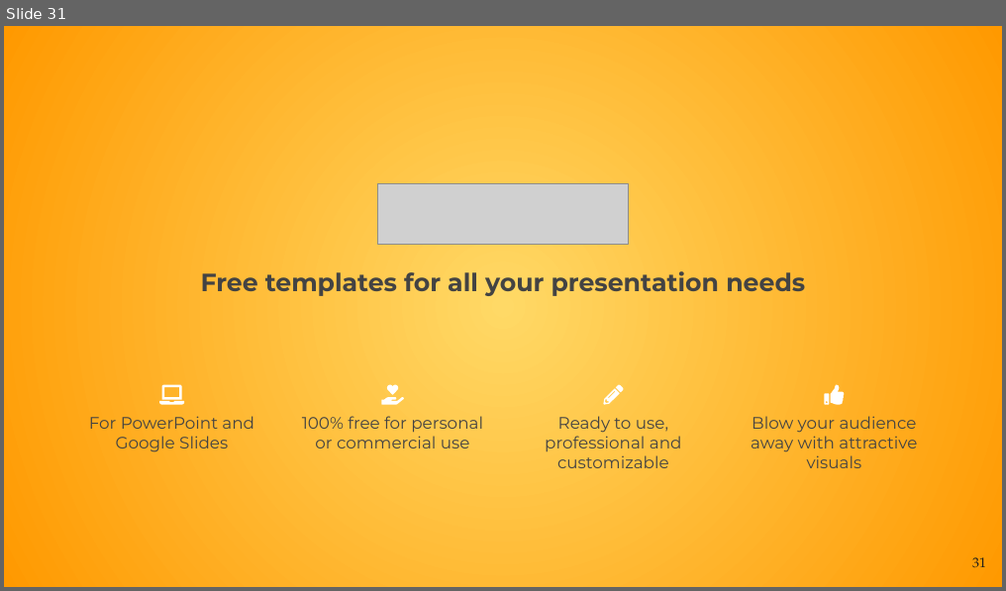
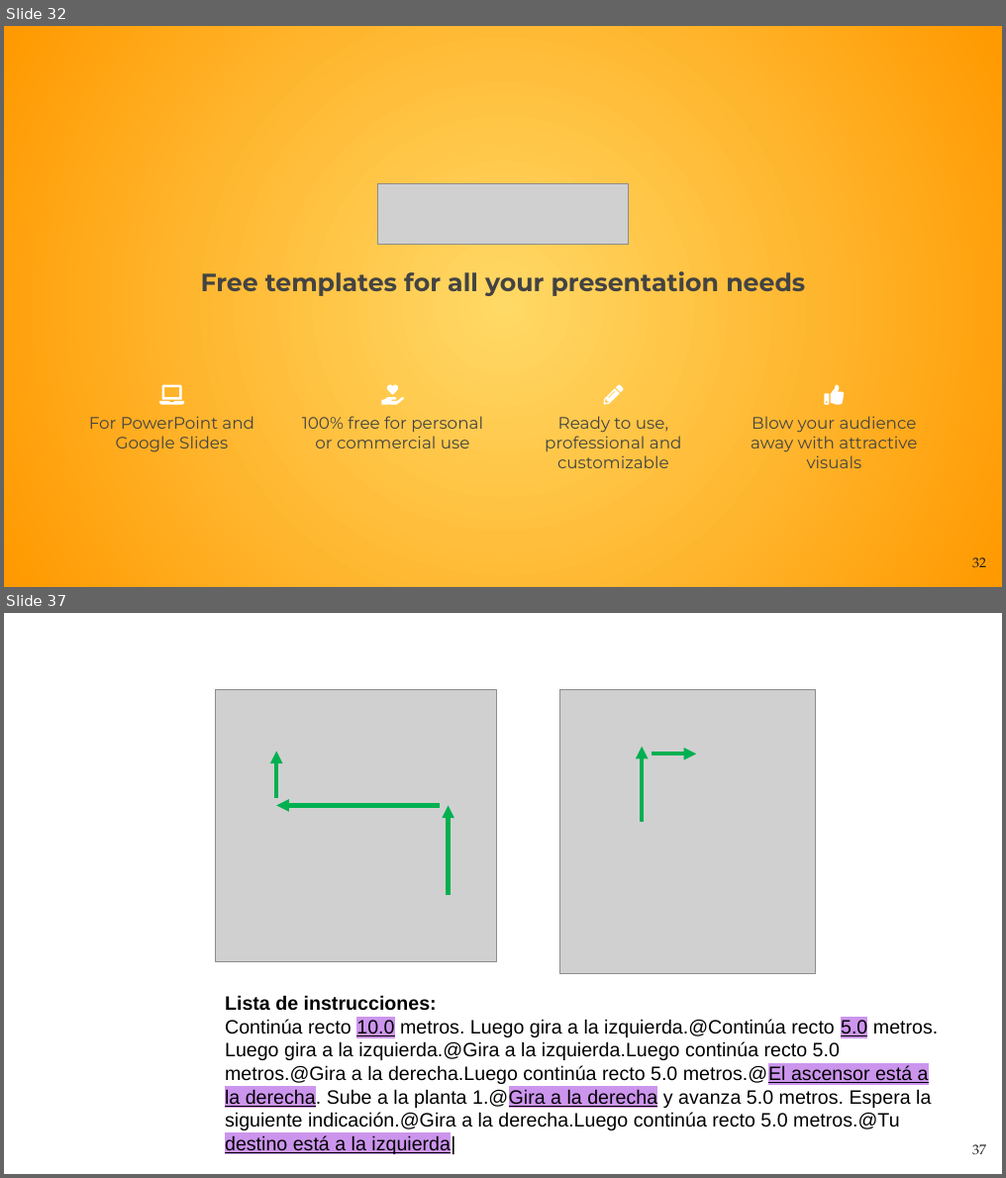
Before and after one commit to NILGroup/TFG-1920-DiscapacidadVisual, a slide deck: Defensa/Viola · SlidesCarnival.pptx. Shown one above the other, each under a label of ours: slide 31 before the commit, slides 32 and 37 after it; the slides between them are not shown. The pictures are 1006x591 and 1006x1178 pixels, drawn with LibreOffice and Linux fonts; fonts in the diff are those of the drawing; grey boxes stand for pictures. Boxes give left, top, right and bottom in pixels: in the first picture for what was removed or moved away, otherwise in the second. Text is boxed around its words. In the diff, an @@ line names an element or a change of style, - is before the commit and + after.

```diff
--- a/Defensa/Viola · SlidesCarnival.pptx
+++ b/Defensa/Viola · SlidesCarnival.pptx
@@ slide 37 added at [4,613,1002,1174], background #FFFFFF @@
@@ picture added at [559,690,816,975] @@
@@ group added at [215,690,496,962]: 3 arrows, 1 picture @@
@@ arrow added from (642, 823) to (642, 747), #00B050 3 pt @@
@@ arrow added from (651, 754) to (697, 754), #00B050 3 pt @@
@@ text added at [225,995,938,1155], 14 pt, text #000000 @@
+Lista de instrucciones:
+Continúa recto 10.0 metros. Luego gira a la izquierda.@Continúa recto 5.0 metros. Luego gira a la izquierda.@Gira a la izquierda.Luego continúa recto 5.0 metros.@Gira a la derecha.Luego continúa recto 5.0 metros.@El ascensor está a la derecha. Sube a la planta 1.@Gira a la derecha y avanza 5.0 metros. Espera la siguiente indicación.@Gira a la derecha.Luego continúa recto 5.0 metros.@Tu destino está a la izquierda|
@@ page number added at [972,1145,986,1156], 10 pt, text #1D1D1B @@
+37
@@ what was slide 31 is now slide 32 @@
@@ page number at [972,558,986,569]: text changed @@
-31
+32
```
Also in this commit, not shown: 28 slides changed, 12 other slides added, 2 slides removed, 2 other files.
